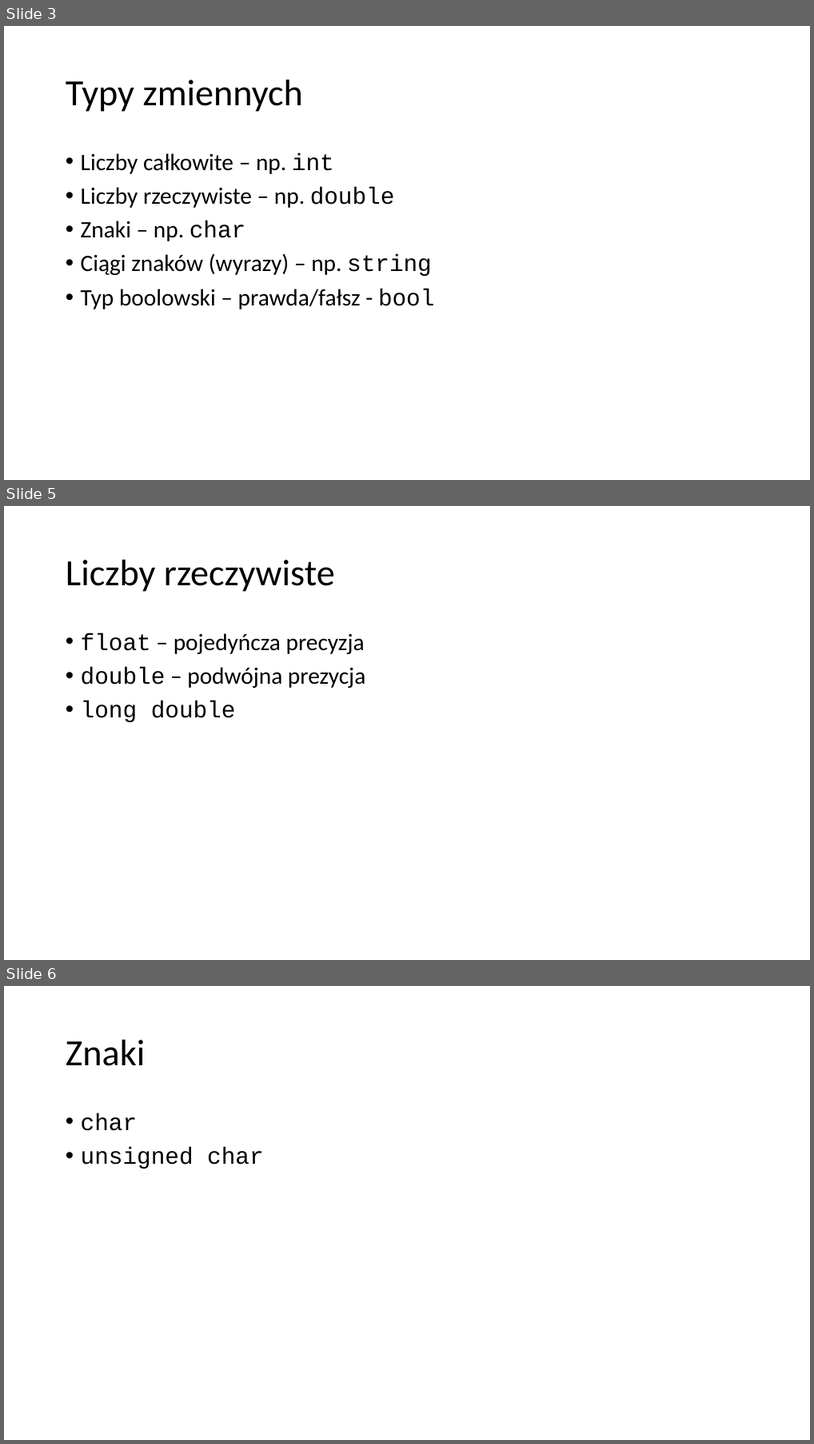
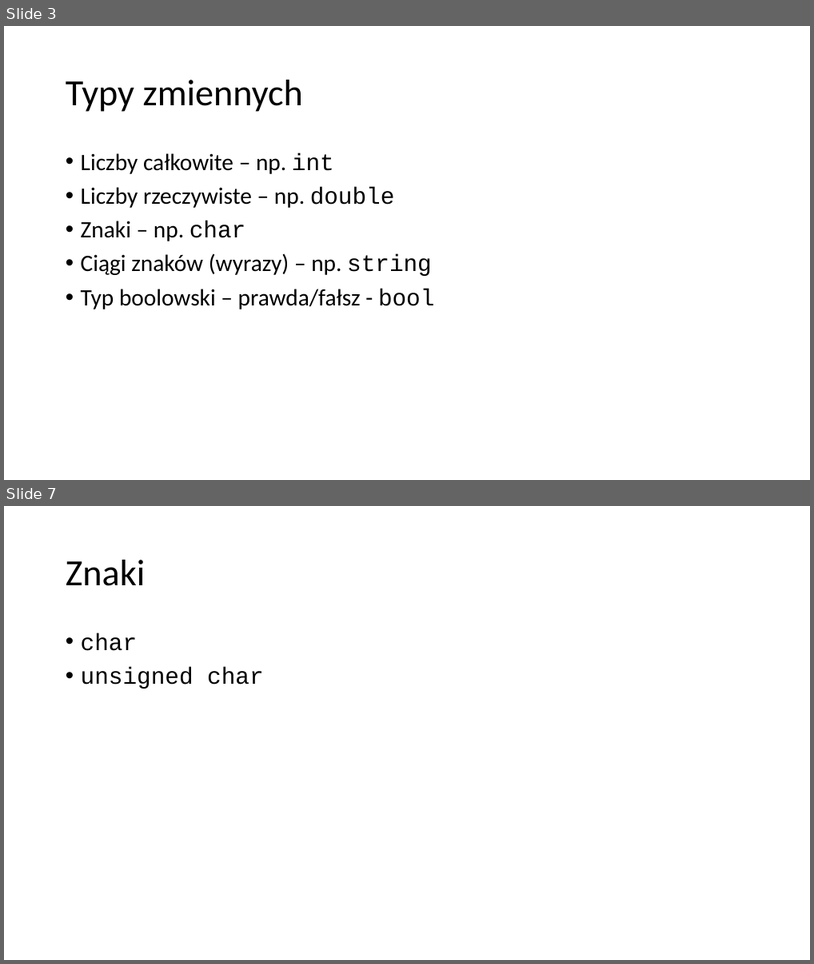
Before and after one commit to blackbat13/cs-lut, a slide deck: Programowanie/C++/Zmienne.pptx. Shown one above the other, each under a label of ours: slides 3, 5 and 6 before the commit, slides 3 and 7 after it; the slides between them are not shown. The pictures are 814x1444 and 814x964 pixels, drawn with LibreOffice and Linux fonts; fonts in the diff are those of the drawing. Boxes give left, top, right and bottom in pixels: in the first picture for what was removed or moved away, otherwise in the second. Text is boxed around its words. In the diff, an @@ line names an element or a change of style, - is before the commit and + after.

```diff
--- a/Programowanie/C++/Zmienne.pptx
+++ b/Programowanie/C++/Zmienne.pptx
@@ slide 5 removed at [4,506,810,960], background #FFFFFF @@
@@ title removed at [66,560,335,592] @@
-Liczby rzeczywiste
@@ text removed at [81,633,366,722] @@
-• float – pojedyńcza precyzja
-• double – podwójna prezycja
-• long double
@@ what was slide 6 is now slide 7 @@
```
Also in this commit, not shown: 1 slide changed, 2 slides added, 1 other file.
